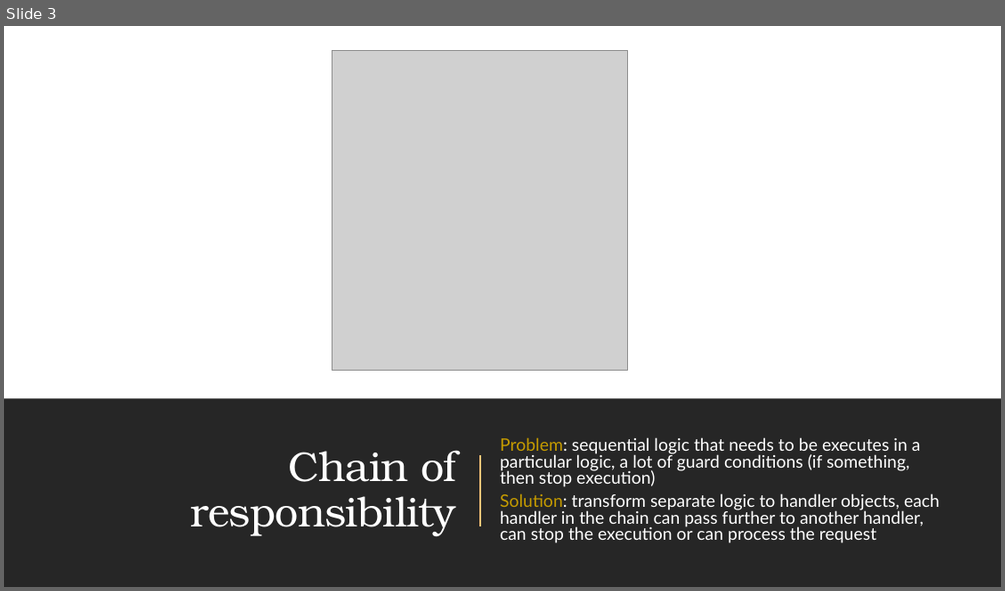
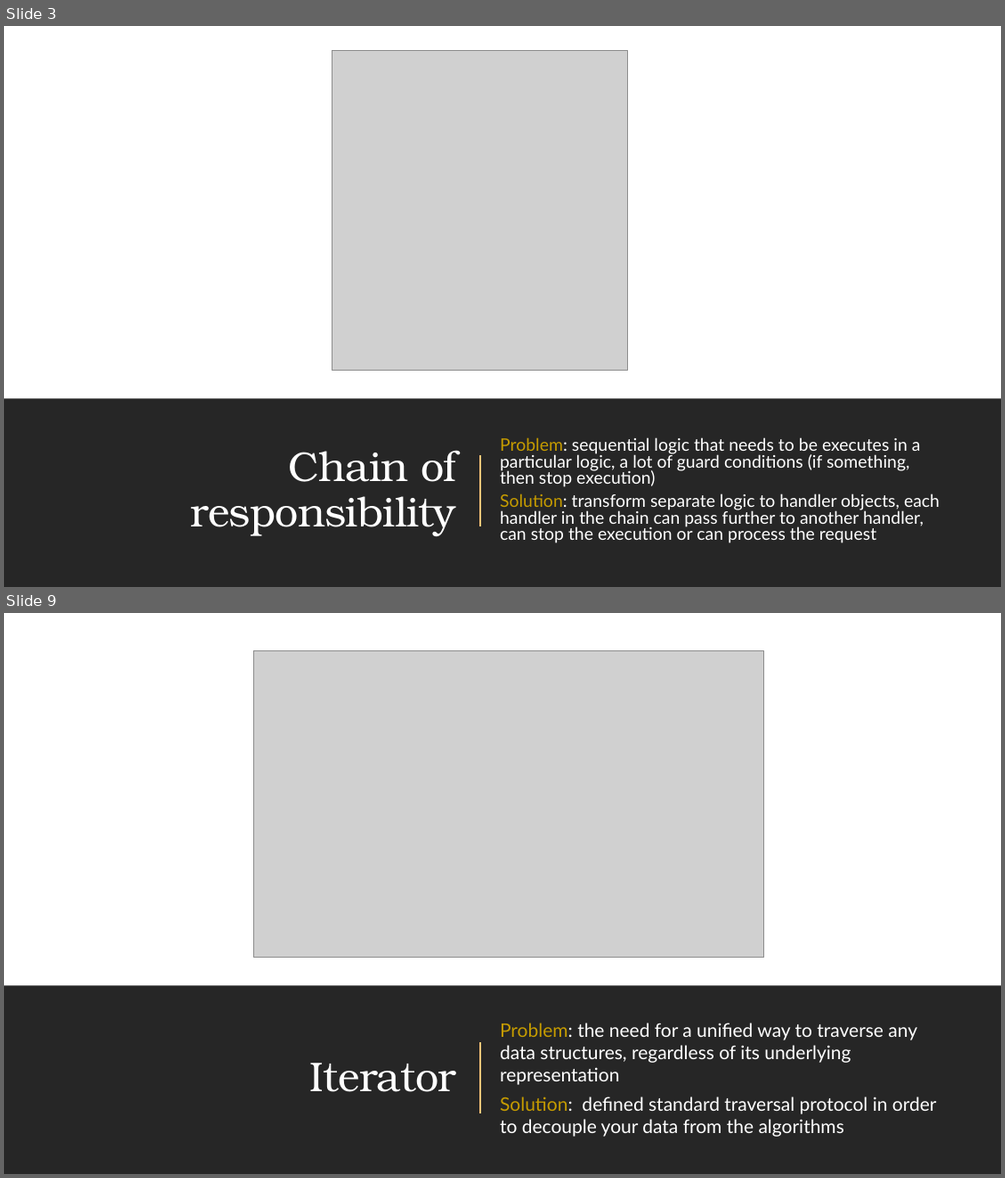
Before and after one commit to amturian/design-patterns, a slide deck: PPT Presentations/DesignPatterns-BehavioralPatterns.pptx. Shown one above the other, each under a label of ours: slide 3 before the commit, slides 3 and 9 after it; the slides between them are not shown. The pictures are 1005x591 and 1005x1178 pixels, drawn with LibreOffice and Linux fonts; fonts in the diff are those of the drawing; grey boxes stand for pictures. Boxes give left, top, right and bottom in pixels: in the first picture for what was removed or moved away, otherwise in the second. Text is boxed around its words. In the diff, an @@ line names an element or a change of style, - is before the commit and + after.

Commit message:
add slides for command, mediator, iterator

```diff
--- a/PPT Presentations/DesignPatterns-BehavioralPatterns.pptx
+++ b/PPT Presentations/DesignPatterns-BehavioralPatterns.pptx
@@ slide 9 added at (4, 613, 1001, 1174), background #FFFFFF; not listed: 1 template element that a slide beside it also shows @@
@@ rectangle added at (4, 613, 1001, 1174), fill #FFFFFF @@
@@ picture added at (254, 651, 764, 957) @@
@@ rectangle added at (4, 985, 1001, 1174), fill #262626 @@
@@ text added at (500, 1022, 937, 1136), 18 pt, text #FFFFFF @@
+Problem: the need for a unified way to traverse any data structures, regardless of its underlying representation
+Solution: defined standard traversal protocol in order to decouple your data from the algorithms
@@ title added at (310, 1062, 457, 1092), 40 pt, text #FFFFFF @@
+Iterator
@@ line added from (480, 1042) to (480, 1113), #FFC578 1.5 pt @@
@@ rectangle added at (4, 1136, 1001, 1174), fill #262626 @@
```
Also in this commit, not shown: 2 slides changed, 3 other slides added.
